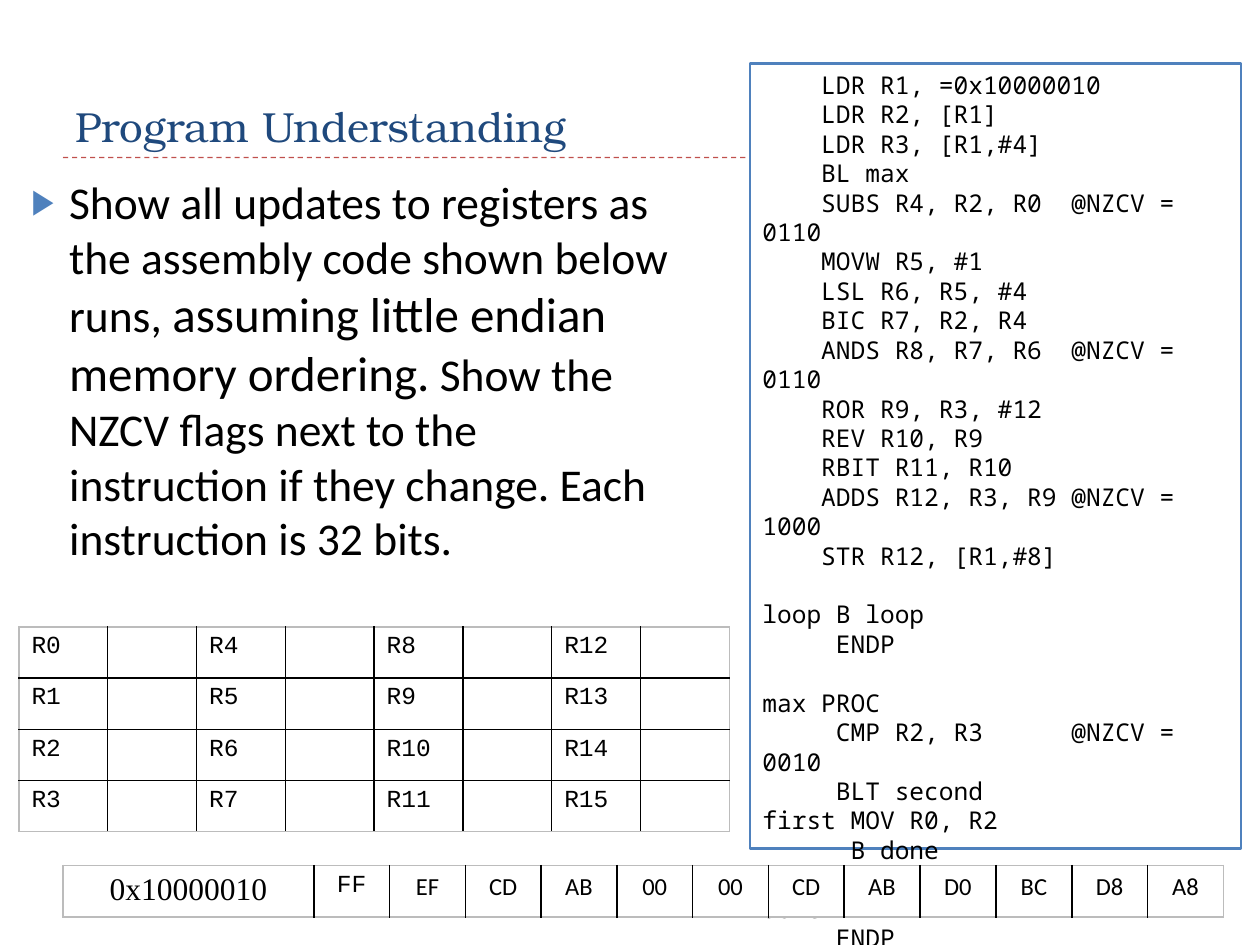
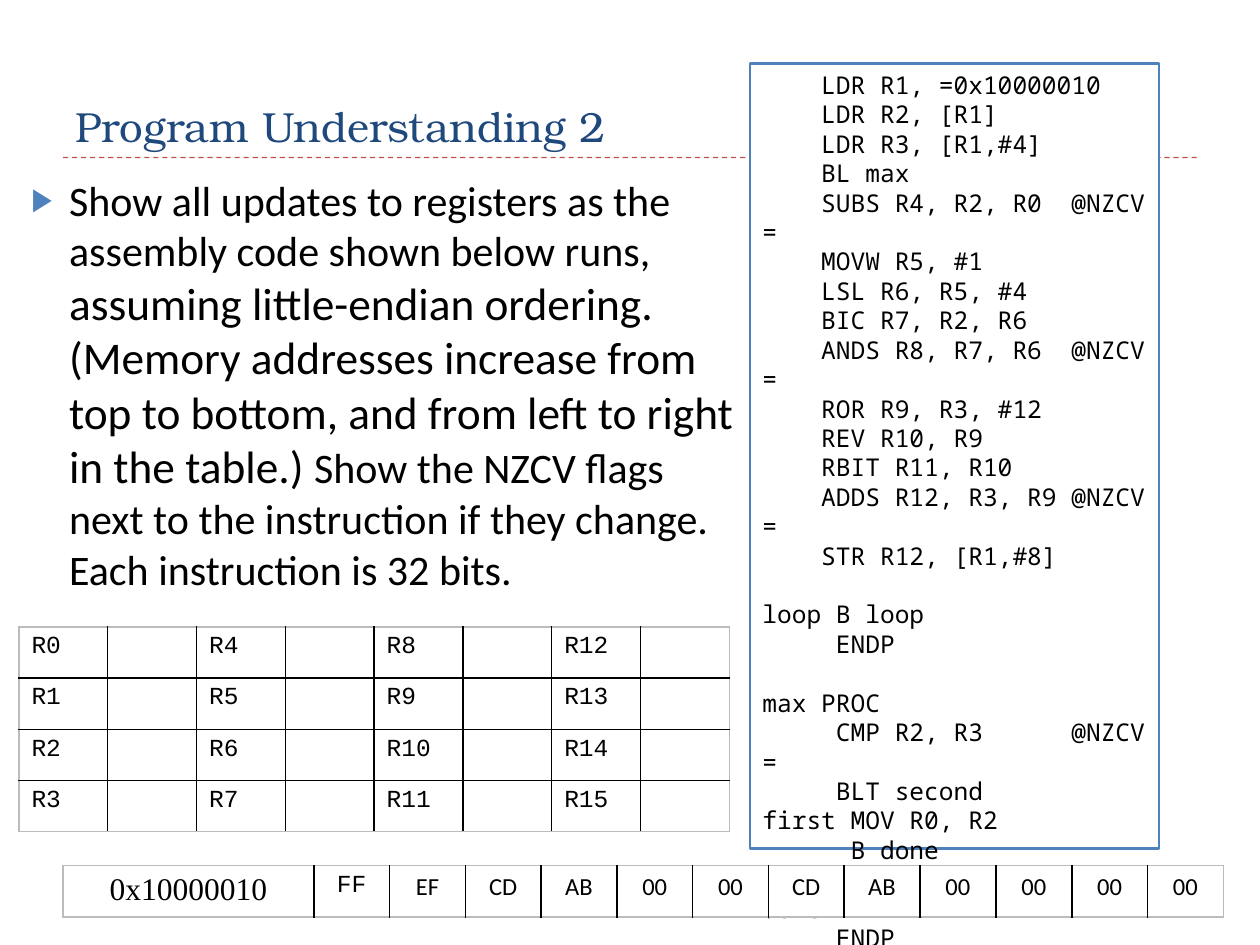
Before and after one commit to guhofstra/CSC111Fa25, a slide deck: slide 14 of PPTs/Ch5_ARM_Load_Store_Exercises.pptx (slide 15 before the commit). Drawn at 1260x945 pixels with LibreOffice and Linux fonts; fonts in the diff are those of the drawing. Boxes give left, top, right and bottom in pixels: in the first picture for what was removed or moved away, otherwise in the second. Text is boxed around its words. In the diff, an @@ line names an element or a change of style, - is before the commit and + after.

```diff
--- a/PPTs/Ch5_ARM_Load_Store_Exercises.pptx
+++ b/PPTs/Ch5_ARM_Load_Store_Exercises.pptx
@@ rectangle "LDR R1, =0x10000010" resized from (x1=750, y1=64, x2=1241, y2=849) to (x1=750, y1=64, x2=1159, y2=849) @@
@@ title at (x1=75, y1=112, x2=606, y2=152): text changed @@
-Program Understanding
+Program Understanding 2
@@ text at (x1=69, y1=186, x2=733, y2=586): text changed; size 26 to 24.1 pt @@
-▶ Show all updates to registers as the assembly code shown below runs, assuming little endian memory ordering. Show the NZCV flags next to the instruction if they change. Each instruction is 32 bits.
+▶ Show all updates to registers as the assembly code shown below runs, assuming little-endian ordering. (Memory addresses increase from top to bottom, and from left to right in the table.) Show the NZCV flags next to the instruction if they change. Each instruction is 32 bits.
@@ text in rectangle at (x1=821, y1=194, x2=1145, y2=216): text changed @@
-SUBS R4, R2, R0 @NZCV = 0110
+SUBS R4, R2, R0 @NZCV =
@@ text in rectangle at (x1=821, y1=311, x2=1145, y2=363): text changed @@
-BIC R7, R2, R4
-ANDS R8, R7, R6 @NZCV = 0110
+BIC R7, R2, R6
+ANDS R8, R7, R6 @NZCV =
@@ text in rectangle at (x1=821, y1=488, x2=1145, y2=510): text changed @@
-ADDS R12, R3, R9 @NZCV = 1000
+ADDS R12, R3, R9 @NZCV =
@@ text in rectangle at (x1=836, y1=723, x2=983, y2=745): text changed @@
-CMP R2, R3 @NZCV = 0010
+CMP R2, R3 @NZCV =
@@ table at (x1=63, y1=866, x2=1222, y2=917) @@
-row 1: 0x10000010 | FF | EF | CD | AB | 00 | 00 | CD | AB | D0 | BC | D8 | A8
+row 1: 0x10000010 | FF | EF | CD | AB | 00 | 00 | CD | AB | 00 | 00 | 00 | 00
```
Also in this commit, not shown: 11 other slides changed, 1 slide removed, 3 other files.
